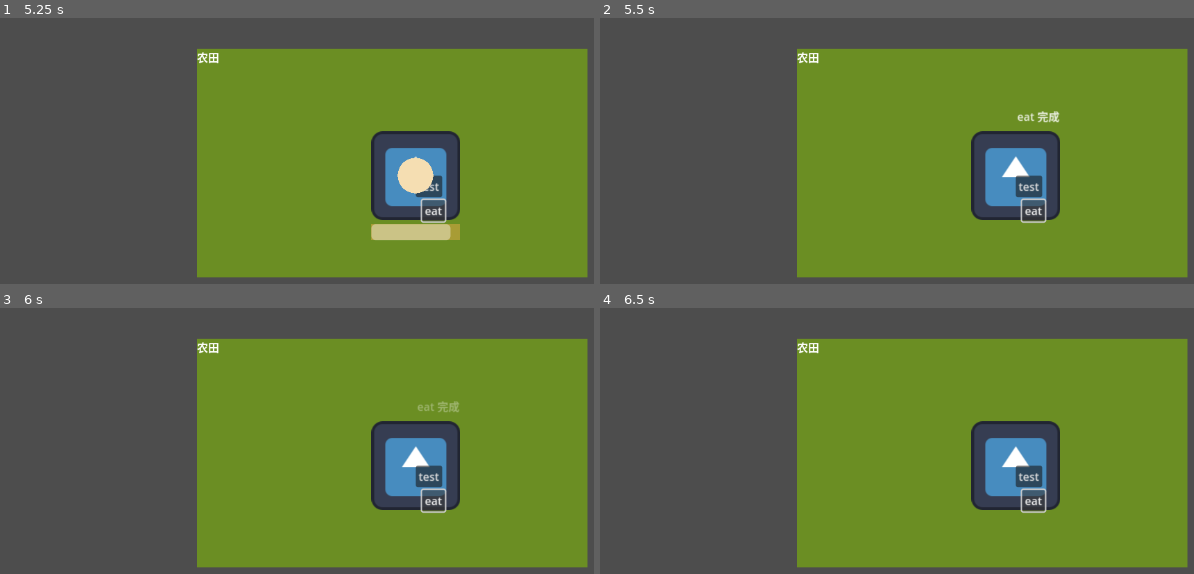
Above: before the commit, frames 1-4 (two rows, left to right).
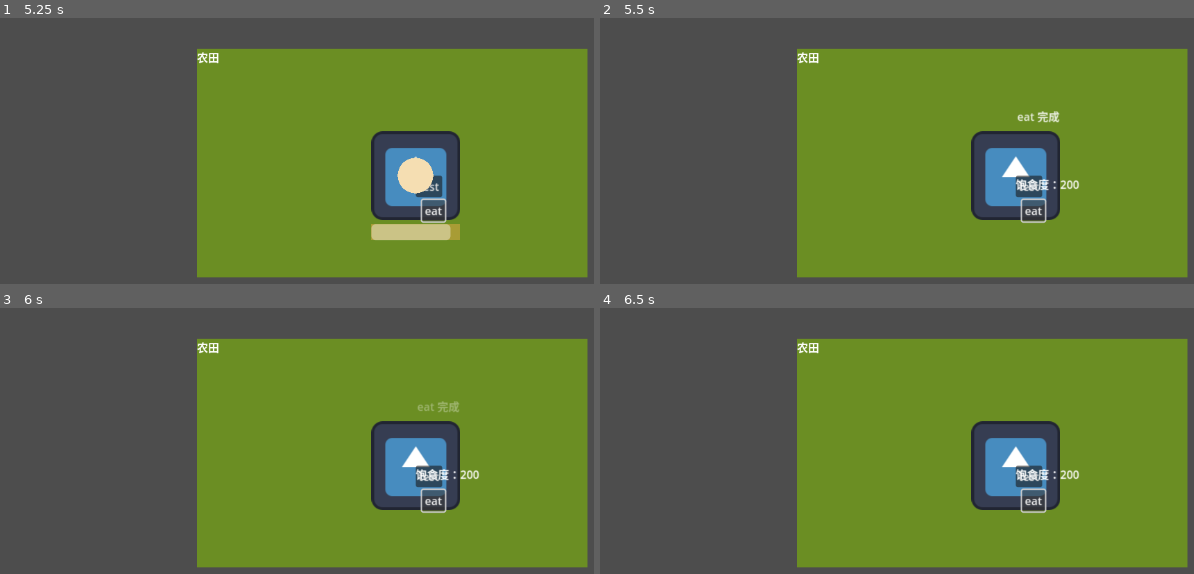
Above: after the commit, the same moments.

Repository: picasso250/marketworld
Game: Godot game, scene res://main.tscn
Two runs of this game, one before a commit and one after it. Both use one fixed random seed, a clock stepped at 60 frames per second and the inputs below. The engine's default icon, where the game draws it, is replaced by a stand-in: a white triangle on a blue panel in a dark square.
Inputs:
- Up to frame 1 (5.25 s): click "eat" at 0.5 s; click "test" at 1.25 s; click "test" at 2 s; click "eat" at 2.75 s; click "test" at 3.5 s; click "eat" at 4.25 s
- Up to frame 2 (5.5 s): no input
- Up to frame 3 (6 s): no input
- Up to frame 4 (6.5 s): no input

Frame 1 is identical in both runs. In frame 2, 0.3% of the frame differs, in the area x 69-81%, y 60-66%; in frame 3, 0.3%; in frame 4, 0.3%.

Commit message:
吃，增加饱食度

Diff:
--- a/farmland.gd
+++ b/farmland.gd
@@ -36,7 +36,7 @@
 func get_center_position() -> Vector2:
 	return position + size / 2
 
-func do_task(task_type: String):
+func do_task(task_type: String, subject):
 	match task_type:
 		"harvest":
 			# Add your code for the 'eat' task here
--- a/food.gd
+++ b/food.gd
@@ -3,6 +3,7 @@
 @export var task_durations = {
 	"eat": 1,
 }
+@export var nutrition  = 100 # 营养含量
 
 # Called when the node enters the scene tree for the first time.
 func _ready():
@@ -15,11 +16,11 @@
 func get_center_position() -> Vector2:
 	return position + size / 2
 
-func do_task(task_type: String):
+func do_task(task_type: String, subject):
 	match task_type:
 		"eat":
 			print("Task: Eating")
-			_perform_eating_task()
+			_perform_eating_task(subject)
 
 
 		_:
@@ -27,9 +28,10 @@
 			# Handle unknown task type if necessary
 
 # Define the specific task functions
-func _perform_eating_task():
+func _perform_eating_task(subject):
 	# Implementation of eating task
 	print("Performing eating task")
 	var duration = task_durations["eat"]
 	print("Duration: %s" % duration)
 	queue_free()
+	subject.satiation += nutrition
--- a/pawn.gd
+++ b/pawn.gd
@@ -4,6 +4,15 @@
 signal debug_button_pressed2
 
 @export var move_speed: float = 100.0  # Speed at which the pawn moves towards the target.
+
+@export var satiation: float: # 饱食度
+	get:
+		return _satiation
+	set(value):
+		_satiation = value
+		$Label.text = "饱食度："+str(_satiation)
+
+var _satiation: float = 100.0  # 饱食度
 
 var _current_target_position: Vector2 = Vector2.ZERO
 var _task_type: String = ""
@@ -50,7 +59,7 @@
 
 	$StatusText.show_status_with_fade(_task_type+" 完成")
 
-	_task_target.do_task(_task_type)
+	_task_target.do_task(_task_type, self)
 
 
 # Updated function to set the current task with a target, type, and task_target.
--- a/pawn.tscn
+++ b/pawn.tscn
@@ -45,5 +45,9 @@
 offset_bottom = 66.0
 text = "eat"
 
+[node name="Label" type="Label" parent="."]
+offset_right = 40.0
+offset_bottom = 23.0
+
 [connection signal="pressed" from="Button" to="." method="_on_button_pressed"]
 [connection signal="pressed" from="Button2" to="." method="_on_button_2_pressed"]
